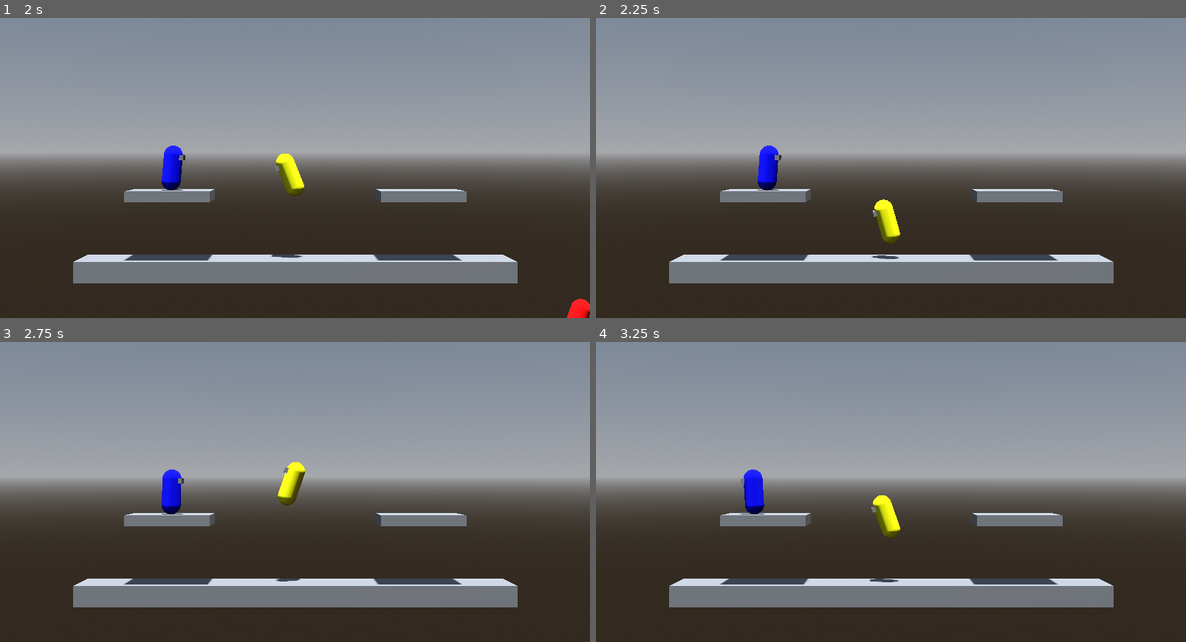
Above: before the commit, frames 1-4 (two rows, left to right).
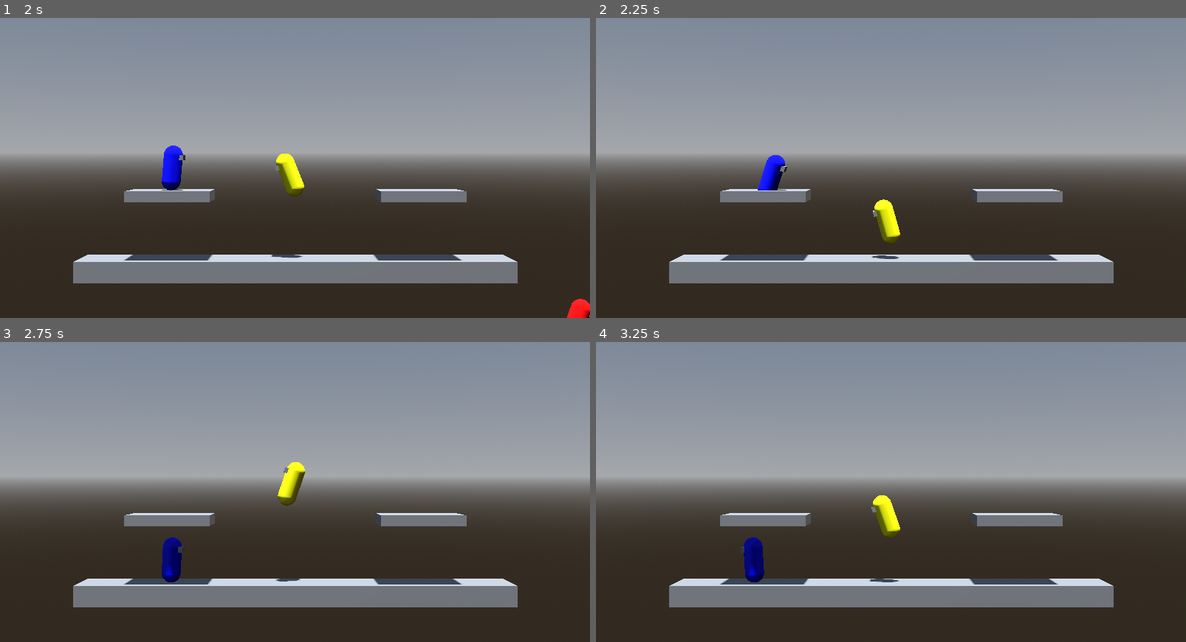
Above: after the commit, the same moments.

Repository: CocoMarck/SuperSmashTux
Game: Godot game, scene res://scenes/main.tscn
Two runs of this game, one before a commit and one after it. Both use one fixed random seed, a clock stepped at 60 frames per second and the inputs below.
Inputs:
- Up to frame 1 (2 s): hold Right (player1_move_right) 0.53-1.28 s; tap K (player1_attack) at 0.6 s; tap Space (player1_jump) at 0.77, 1.52 s; hold Down (player1_move_down) from 1.28 s (still down); tap G (player2_attack) at 1.35 s
- Up to frame 2 (2.25 s): release Down (player1_move_down) at 2.03 s; hold Right (player1_move_right) from 2.03 s (still down); tap S (player2_move_down) at 2.1 s
- Up to frame 3 (2.75 s): keep holding Right (player1_move_right)
- Up to frame 4 (3.25 s): release Right (player1_move_right) at 2.78 s; hold Up (player1_move_up) from 2.78 s (still down); tap A (player2_move_left) at 2.85 s; tap Space (player1_jump) at 3.02 s

Frame 1 is identical in both runs. In frame 2, 0.5% of the frame differs, in the area x 27-33%, y 42-58%; in frame 3, 0.9%; in frame 4, 0.9%, in the area x 24-29%, y 42-81%.

Commit message:
Fix spamming attacks and add one-way platform logic

Diff:
--- a/scenes/main.tscn
+++ b/scenes/main.tscn
@@ -2,6 +2,7 @@
 
 [ext_resource type="Environment" uid="uid://lit05fb87j4a" path="res://environments/env_game.tres" id="1_jpm03"]
 [ext_resource type="Script" uid="uid://bbefl7k3gi1fy" path="res://scripts/spawn_point.gd" id="2_o6xl0"]
+[ext_resource type="Script" uid="uid://bcmv8f218b2yh" path="res://scripts/one_way_platform.gd" id="3_p1atf"]
 
 [sub_resource type="CameraAttributesPractical" id="CameraAttributesPractical_gl6un"]
 
@@ -46,6 +47,7 @@
 
 [node name="PlatformLeft" type="StaticBody3D" parent="." unique_id=612300481]
 transform = Transform3D(1, 0, 0, 0, 1, 0, 0, 0, 1, -12, 6.094, 0)
+script = ExtResource("3_p1atf")
 
 [node name="CollisionShape3D" type="CollisionShape3D" parent="PlatformLeft" unique_id=612300482]
 shape = SubResource("BoxShape3D_plat01")
@@ -55,6 +57,7 @@
 
 [node name="PlatformRight" type="StaticBody3D" parent="." unique_id=612300484]
 transform = Transform3D(1, 0, 0, 0, 1, 0, 0, 0, 1, 12, 6.094, 0)
+script = ExtResource("3_p1atf")
 
 [node name="CollisionShape3D" type="CollisionShape3D" parent="PlatformRight" unique_id=612300485]
 shape = SubResource("BoxShape3D_plat01")
--- a/scripts/character.gd
+++ b/scripts/character.gd
@@ -3,6 +3,9 @@
 
 # Constantes del script.
 const MAX_JUMPS := 2
+const DROP_THROUGH_TIME := 0.25
+const ONE_WAY_MARGIN := 0.1
+const ONE_WAY_COYOTE_TIME := 0.3
 
 # Propiedades publicas | Gravedad y velocidad.
 @export_group("Movement")
@@ -39,6 +42,14 @@
 var _attack_count: float = 0.0
 var _current_attack: FightMove = null
 var _attacks: Attacks = Attacks.new()
+var _attack_was_pressed: bool = false
+
+# Propiedades privadas | Plataformas de un solo sentido.
+var _was_move_down: bool = false
+var _drop_through_count: float = 0.0
+var _one_way_ignored: Dictionary = {}
+var _last_floor_one_way: OneWayPlatform = null
+var _one_way_coyote_count: float = 0.0
 
 # Funciones | Inicializar.
 func _ready() -> void:
@@ -66,6 +77,7 @@
 	var move_signals = _move(delta, gravity_signals)
 	var move_states = _get_move_states(move_signals)
 	_fight(delta, move_states)
+	_one_way_platforms(delta, gravity_signals["on_floor"])
 	_anim(delta, move_states, move_signals["direction"])
 
 	# Procesar todo
@@ -241,8 +253,12 @@
 	Este evento sobrepasa el move.
 	Si es necesario deja inmovil al player (para terminar ataque correctamente). Tambien sobrescribe estados.
 	Se puede hacer modificando `_target_velocity.x` a cero. Y states a false o true segun el caso.
-	'''
-	if _attack and _current_attack == null:
+	El ataque se detecta por flanco (edge), asi que hay que soltar y volver a pulsar para atacar de nuevo.
+	'''
+	var attack_pressed := _attack and not _attack_was_pressed
+	_attack_was_pressed = _attack
+
+	if attack_pressed and _current_attack == null:
 		# Ataque en piso
 		var init_attack = true
 		if states["neutral"]:
@@ -333,3 +349,108 @@
 	# Animación | Mover direccion visual del player.
 	if states["moving"]:
 		$Pivot.basis = Basis.looking_at(direction)
+
+# Funciones plataformas de un solo sentido.
+func _one_way_platforms(delta: float, on_floor: bool) -> void:
+	'''
+	Maneja las plataformas de un solo sentido, estilo Smash Bros: se atraviesan de abajo pa arriba,
+	pero solidas al caer encima. Con tap de abajo estando parado en una, te dejas caer a proposito.
+	'''
+	# Flanco de subida del tap de abajo, siempre se evalua pa no perder el flanco entre frames.
+	var down_pressed := _move_down and not _was_move_down
+	_was_move_down = _move_down
+
+	# Plataforma de un solo sentido en la que estamos parados ahorita, si hay.
+	var floor_one_way := _get_floor_one_way() if on_floor else null
+
+	# Arrancar caida voluntaria si se hace tap de abajo estando parado sobre una plataforma de un solo sentido.
+	if down_pressed and floor_one_way != null and floor_one_way.enabled:
+		_drop_through_count = DROP_THROUGH_TIME
+		# Empujoncito hacia abajo pa despegarse y que no se re-enganche por el snap del piso.
+		_target_velocity.y = min(_target_velocity.y, -1.0)
+
+	# Temporizador de la caida voluntaria.
+	if _drop_through_count > 0.0:
+		_drop_through_count = max(_drop_through_count - delta, 0.0)
+
+	# Coyote time: si nos salimos de la orilla caminando, la plataforma sigue solida un ratito,
+	# pa que si regresamos de volada no nos caigamos como si nada.
+	if _drop_through_count > 0.0:
+		# Si se esta cayendo a proposito, cancelar el coyote, si no la plataforma se queda solida y el tap no sirve.
+		_one_way_coyote_count = 0.0
+	elif floor_one_way != null and floor_one_way.enabled:
+		_last_floor_one_way = floor_one_way
+		_one_way_coyote_count = ONE_WAY_COYOTE_TIME
+	else:
+		_one_way_coyote_count = max(_one_way_coyote_count - delta, 0.0)
+
+	var feet_y := _get_feet_y()
+
+	# Recorrer todas las plataformas de un solo sentido y decidir si atravesarlas o no.
+	for platform in get_tree().get_nodes_in_group(OneWayPlatform.GROUP_NAME):
+		var one_way := platform as OneWayPlatform
+		if one_way == null or not is_instance_valid(one_way):
+			continue
+
+		var should_ignore := false
+		if one_way.enabled:
+			# En coyote time nomas pa la plataforma en la que estabamos parados, no pa todas.
+			var in_coyote := one_way == _last_floor_one_way and _one_way_coyote_count > 0.0
+			should_ignore = _drop_through_count > 0.0 \
+				or _target_velocity.y > 0.0 \
+				or (feet_y < one_way.get_top_y() - ONE_WAY_MARGIN and not in_coyote)
+
+		# Solo llamar add/remove cuando el estado cambia de verdad, pa no hacerlo de a gratis cada frame.
+		if _one_way_ignored.get(one_way, false) != should_ignore:
+			if should_ignore:
+				add_collision_exception_with(one_way)
+			else:
+				remove_collision_exception_with(one_way)
+			_one_way_ignored[one_way] = should_ignore
+
+	# Limpiar del cache las plataformas que ya no sean validas.
+	for cached_platform in _one_way_ignored.keys():
+		if not is_instance_valid(cached_platform):
+			_one_way_ignored.erase(cached_platform)
+
+	# Limpiar tambien la referencia de la ultima plataforma pisada, si ya no es valida.
+	if _last_floor_one_way != null and not is_instance_valid(_last_floor_one_way):
+		_last_floor_one_way = null
+		_one_way_coyote_count = 0.0
+
+func _get_floor_one_way() -> OneWayPlatform:
+	'''
+	Buscar en las colisiones del ultimo move_and_slide si topamos con alguna OneWayPlatform.
+	Devuelve la primera que encuentre, o null si no hubo ninguna.
+	'''
+	for i in range(get_slide_collision_count()):
+		var collision := get_slide_collision(i)
+		var collider := collision.get_collider()
+		if collider is OneWayPlatform:
+			return collider as OneWayPlatform
+	return null
+
+func _get_feet_y() -> float:
+	'''
+	Altura global de los pies del character, calculada desde el CollisionShape3D.
+	Ojo, la raiz esta escalada y el CollisionShape3D desplazado, por eso todo sale de global_position y global_basis.
+	'''
+	var collision_shape := $CollisionShape3D as CollisionShape3D
+	if collision_shape == null or collision_shape.shape == null:
+		return global_position.y
+
+	var half_height := 0.0
+	var shape := collision_shape.shape
+	if shape is CapsuleShape3D:
+		half_height = (shape as CapsuleShape3D).height * 0.5
+	elif shape is BoxShape3D:
+		half_height = (shape as BoxShape3D).size.y * 0.5
+	elif shape is CylinderShape3D:
+		half_height = (shape as CylinderShape3D).height * 0.5
+	elif shape is SphereShape3D:
+		half_height = (shape as SphereShape3D).radius
+	else:
+		return global_position.y
+
+	var scale_y := collision_shape.global_basis.get_scale().y
+	return collision_shape.global_position.y - (half_height * scale_y)
--- /dev/null
+++ b/scripts/one_way_platform.gd
@@ -0,0 +1,41 @@
+class_name OneWayPlatform
+extends StaticBody3D
+
+# Plataforma que se atraviesa desde abajo, pero en la que te posas al caer encima.
+
+# Constantes del script.
+const GROUP_NAME := &"one_way_platforms"
+
+# Propiedades publicas
+@export var enabled: bool = true
+
+# Funciones | Inicializar.
+func _ready() -> void:
+	'''
+	Meterse al grupo de plataformas de un solo sentido, pa que los characters nos encuentren facil y barato.
+	'''
+	add_to_group(GROUP_NAME)
+
+# Funciones propias.
+func get_top_y() -> float:
+	'''
+	Altura global de la cara de arriba de la plataforma. Se calcula desde el primer CollisionShape3D hijo.
+	Si no hay shape soportado, se regresa la posicion global de la plataforma nomas, de fallback.
+	'''
+	var collision_shape := get_node_or_null("CollisionShape3D") as CollisionShape3D
+	if collision_shape == null or collision_shape.shape == null:
+		return global_position.y
+
+	var half_height := 0.0
+	var shape := collision_shape.shape
+	if shape is BoxShape3D:
+		half_height = (shape as BoxShape3D).size.y * 0.5
+	elif shape is CylinderShape3D:
+		half_height = (shape as CylinderShape3D).height * 0.5
+	elif shape is CapsuleShape3D:
+		half_height = (shape as CapsuleShape3D).height * 0.5
+	else:
+		return global_position.y
+
+	var scale_y := collision_shape.global_basis.get_scale().y
+	return collision_shape.global_position.y + (half_height * scale_y)
Not shown, added: .claude/settings.json
Not shown, added: scripts/one_way_platform.gd.uid
Not shown, changed: docs/estructura.md
Not shown, added: docs/nota-ataques.md
Not shown, changed: docs/uml-arquitectura.md
